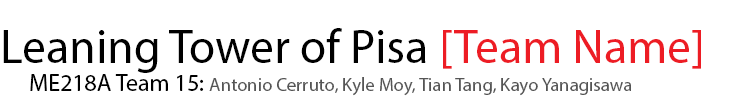
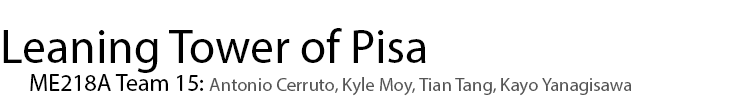
Layer changes from the first w=750, h=100 image to the second:
renamed "Leaning Tower of Pisa [Team Name]" to "Leaning Tower of Pisa", painted on it over left=443, top=30, right=701, bottom=69
